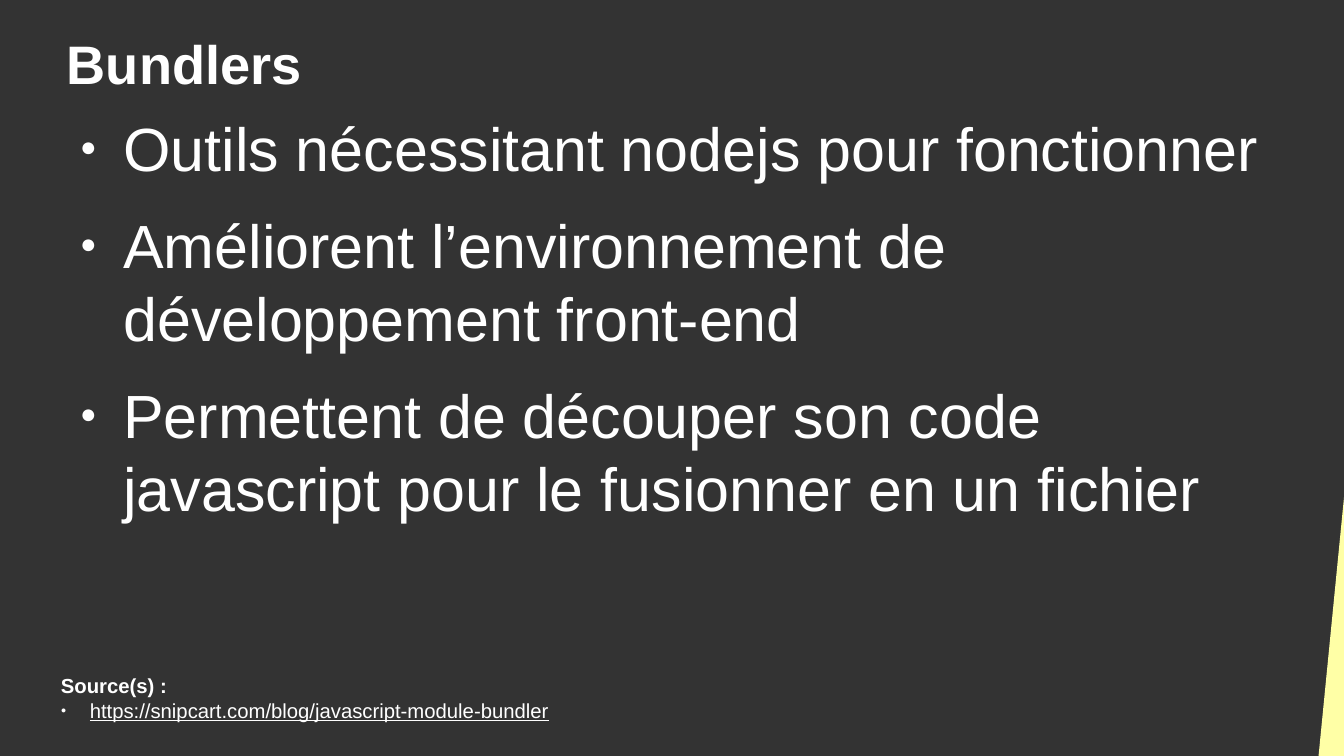
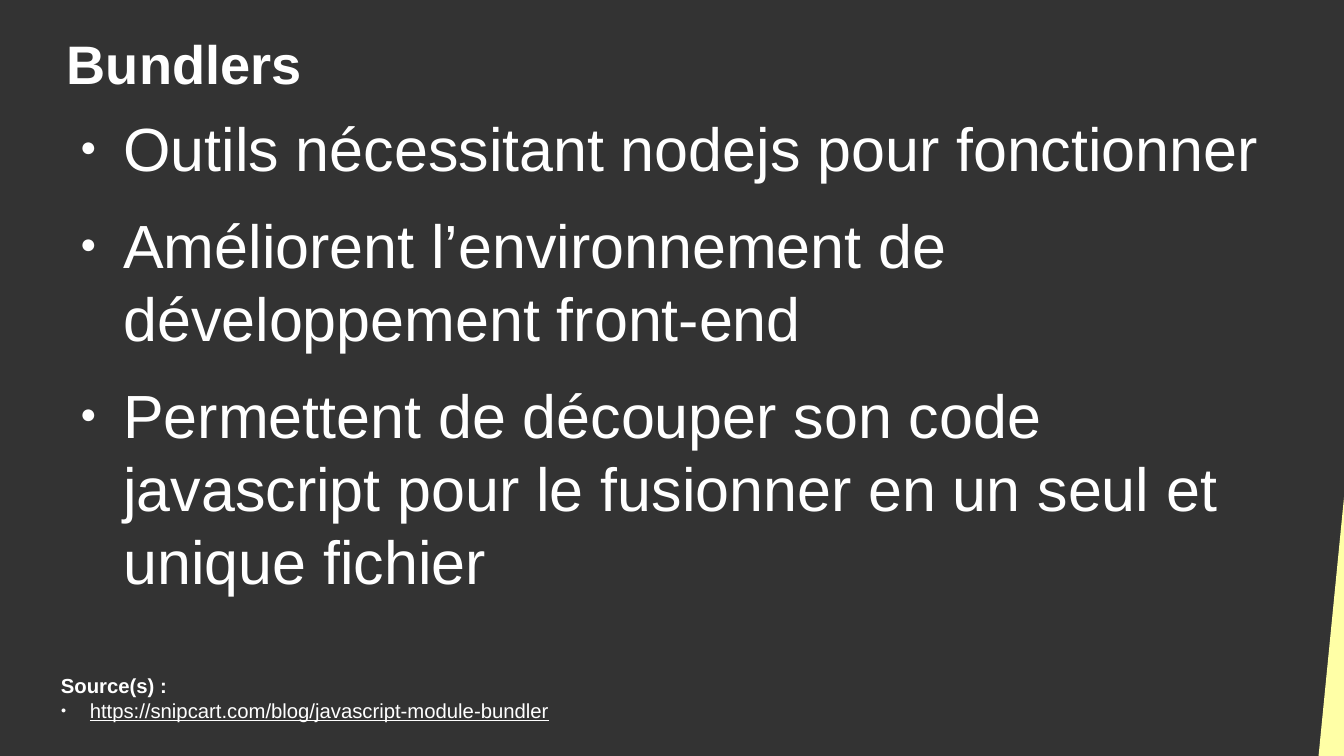
Before and after one commit to DanYellow/cours, a slide deck: slide 5 of developpement-front-s5/travaux-pratiques/numero-4/presentation.odp. Drawn at 1344x756 pixels with LibreOffice and Linux fonts; fonts in the diff are those of the drawing. Boxes give left, top, right and bottom in pixels: in the first picture for what was removed or moved away, otherwise in the second. Text is boxed around its words. In the diff, an @@ line names an element or a change of style, - is before the commit and + after.

```diff
--- a/developpement-front-s5/travaux-pratiques/numero-4/presentation.odp
+++ b/developpement-front-s5/travaux-pratiques/numero-4/presentation.odp
@@ text at [123, 393, 1217, 595]: text changed @@
-● Permettent de découper son code javascript pour le fusionner en un fichier
+● Permettent de découper son code javascript pour le fusionner en un seul et unique fichier
```
Also in this commit, not shown: 4 other slides changed, 3 slides added, 2 other files.
